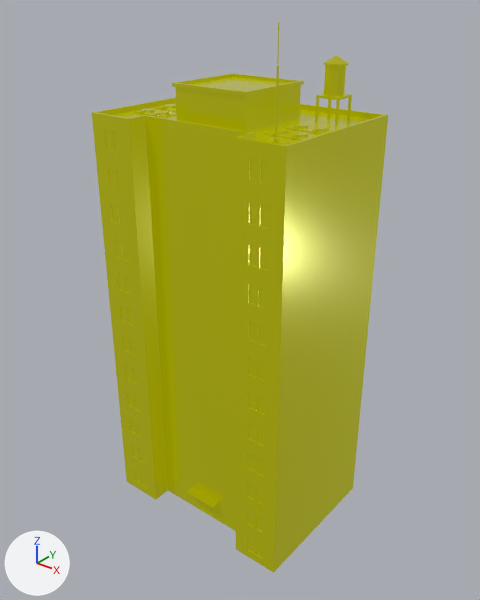
Renders of the glTF model public/models/building-office-big.glb from each side of a commit.
Rendered twice from a 50 mm lens placed at (39.1, -48.7, 55.0), pointed at (0.4, -0.3, 25.0). The axes (+X, +Y, +Z) are drawn at lower left. The lights are the same throughout. Where no turn or scale is listed for an object, it has been applied to the vertices.

The first picture shows 'building-office-big'.
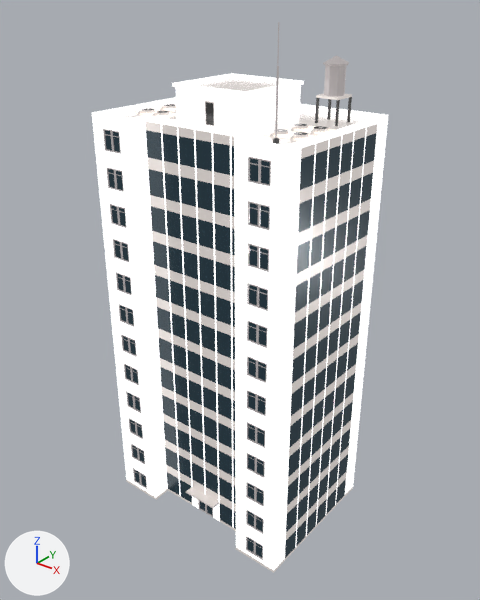
What differs and where, as boxes (x1, y1, x2, y2) in the pictures (480 x 600 px):
'building-office-big', recoloured (yellow to white): (92, 23, 388, 573) in both

The change, as a diff of the scene's bpy script:
```diff
--- a/public/models/building-office-big.glb.py
+++ b/public/models/building-office-big.glb.py
@@ img_base @@
+img_base = load_image('base', '_unpacked/base', 1024, 1024, 'sRGB')
@@ mat_lowpoly_colors_001 @@
+mat_lowpoly_colors_001 = bpy.data.materials.new('LOWPOLY-COLORS.001')
+# uses the picture img_base
@@ me_building_office_big @@
 me_building_office_big.from_pydata(...)  # 3456 vertices, 6716 faces; spans x -11.0..11.0, y -8.0..8.1, z 0.0..52.1
-me_building_office_big.materials.append(mat_lowpoly_colors)
+me_building_office_big.materials.append(mat_lowpoly_colors_001)
```
